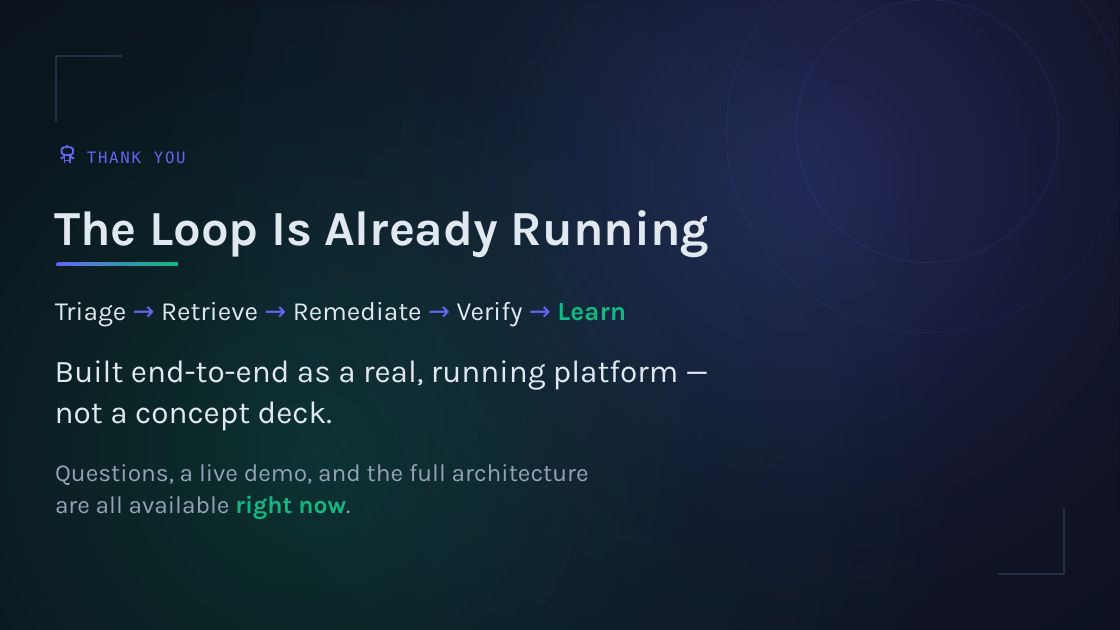
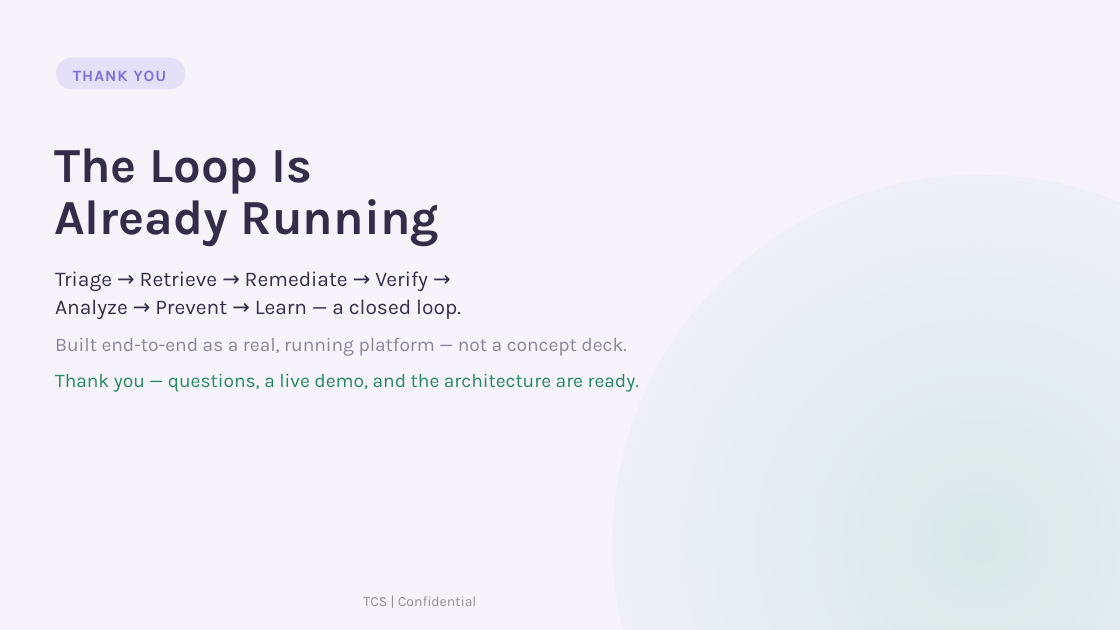
Before and after one commit to Venuvgp19/ITSM-Agentic, a slide deck: slide 20 of itsm_agentic_platform_20260904_004722.pptx. Drawn at 1120x630 pixels with LibreOffice and Linux fonts; fonts in the diff are those of the drawing. Boxes give left, top, right and bottom in pixels: in the first picture for what was removed or moved away, otherwise in the second. Text is boxed around its words. In the diff, an @@ line names an element or a change of style, - is before the commit and + after.

```diff
--- a/itsm_agentic_platform_20260904_004722.pptx
+++ b/itsm_agentic_platform_20260904_004722.pptx
@@ background #0B0F1A to #F6F3FB @@
@@ rectangle removed at (0, 0, 1120, 630) @@
@@ rectangle removed at (0, 0, 1120, 630) @@
@@ ellipse removed at (727, 0, 1120, 333) @@
@@ ellipse removed at (797, 0, 1059, 262) @@
@@ freeform shape removed at (56, 56, 123, 123) @@
@@ rounded rectangle added at (56, 58, 186, 90), fill #7C6FE0 at 14% opacity @@
@@ text "THANK YOU": place and size @@
-text "THANK YOU" at (87, 151, 186, 163)
+text "THANK YOU" at (73, 71, 167, 81)
@@ text "THANK YOU" at (73, 71, 167, 81): font DejaVu Sans Mono to Karla, text colour #6366F1 to #7C6FE0, letter spacing 1.5 to 0.9 pt, bold on @@
@@ text at (54, 148, 312, 194): text changed; text colour #E2E8F0 to #332D4A @@
-The Loop Is Already Running
+The Loop Is
@@ group removed at (60, 145, 75, 163): 9 freeform shapes @@
@@ ellipse added at (613, 175, 1120, 630), fill gradient #2FA875 @@
@@ text added at (54, 199, 439, 246), 42 pt, text #332D4A, bold @@
+Already Running
@@ rounded rectangle removed at (56, 262, 179, 266) @@
@@ text at (55, 271, 428, 291): text changed; size 22.5 to 18 pt; text colour #E2E8F0 to #332D4A @@
-Triage → Retrieve → Remediate → Verify → Learn
+Triage → Retrieve → Remediate → Verify →
@@ text added at (55, 299, 461, 319), 18 pt, text #332D4A @@
+Analyze → Prevent → Learn — a closed loop.
@@ text "Built end-to-end as a real, ...": place and size @@
-text "Built end-to-end as a real, ..." at (55, 360, 678, 431)
+text "Built end-to-end as a real, ..." at (55, 338, 626, 356)
@@ text "Built end-to-end as a real, ..." at (55, 338, 626, 356): size 27 to 16.5 pt, text colour #E2E8F0 to #8A84A0; line spacing 35.2pt to 1 @@
@@ text at (55, 374, 639, 392): text changed; size 21 to 16.5 pt; text colour #94A3B8 to #238A5E @@
-Questions, a live demo, and the full architecture
-are all available right now.
+Thank you — questions, a live demo, and the architecture are ready.
@@ freeform shape removed at (998, 507, 1065, 574) @@
@@ text added at (363, 596, 477, 606), 12 pt, text #908F96 @@
+TCS | Confidential
```
Also in this commit, not shown: 14 other slides changed, 5 slides added, 5 slides removed.
